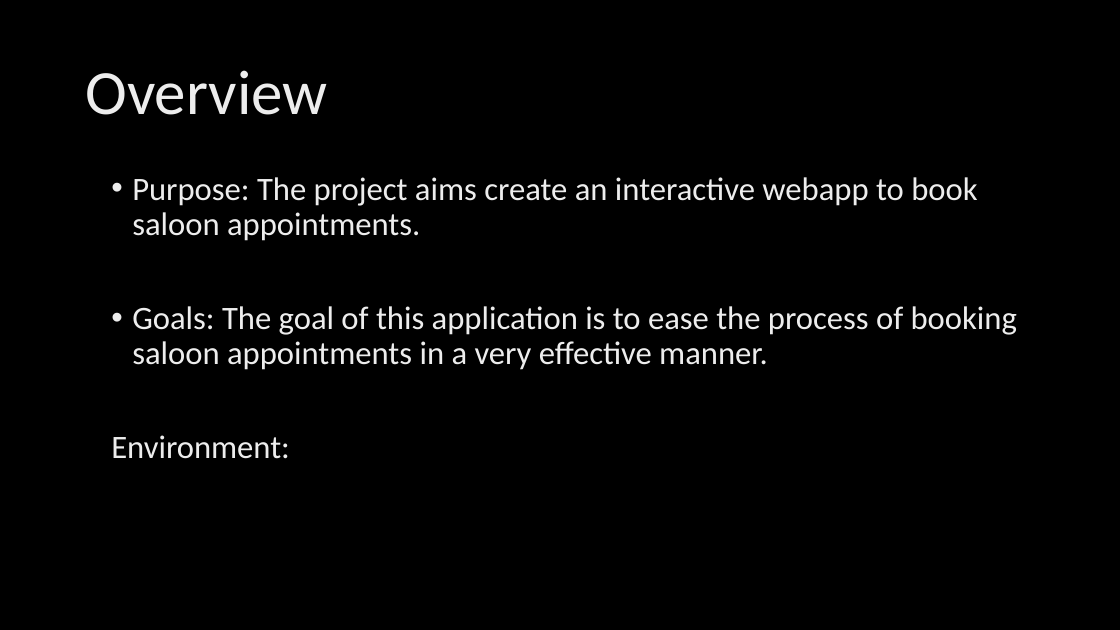
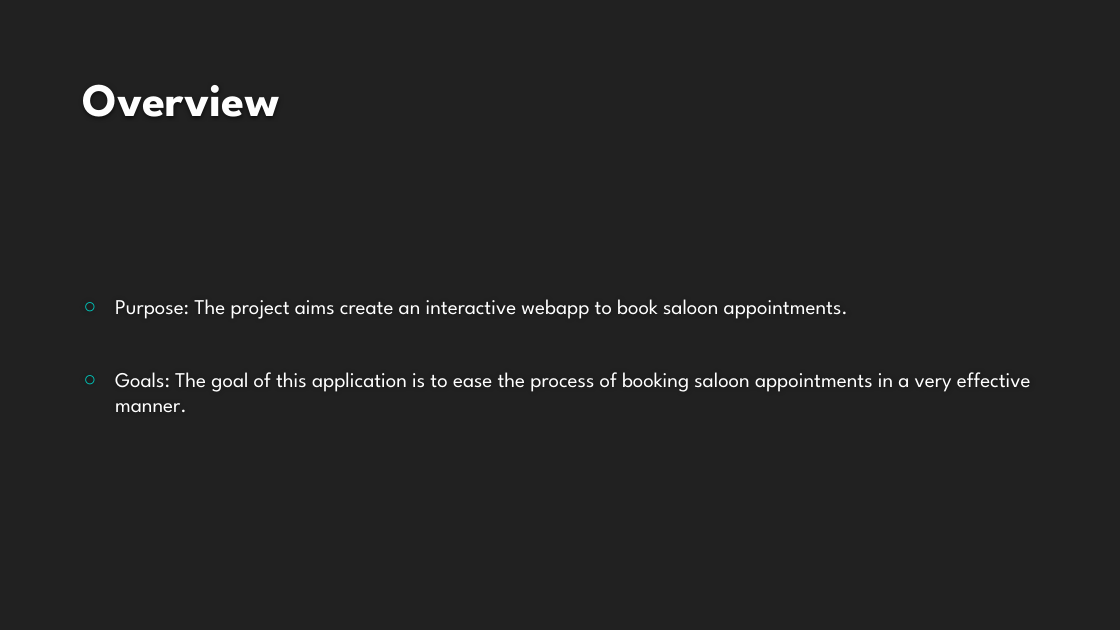
Before and after one commit to HalfMomentum/Belleza, a slide deck: slide 2 of Documentation/BELLZA WEBAPP.pptx. Drawn at 1120x630 pixels with LibreOffice and Linux fonts; fonts in the diff are those of the drawing; background and template pictures are left out. Boxes give left, top, right and bottom in pixels: in the first picture for what was removed or moved away, otherwise in the second. Text is boxed around its words. In the diff, an @@ line names an element or a change of style, - is before the commit and + after.

```diff
--- a/Documentation/BELLZA WEBAPP.pptx
+++ b/Documentation/BELLZA WEBAPP.pptx
@@ background picture (left out) to #212121 @@
@@ title "Overview": place and size @@
-title "Overview" at (85,70,327,115)
+title "Overview" at (83,84,279,117)
@@ title "Overview" at (83,84,279,117): size 54 to 40 pt, font Calibri to League Spartan, text colour gradient #BFBFBF to #EDEDED to #FFFFFF to #FEFEFE, bold on; line spacing 0.9 to 1; vertical alignment middle to bottom @@
@@ text "Purpose: The project aims create ...": place and size @@
-text "Purpose: The project aims create ..." at (111,177,1017,459)
+text "Purpose: The project aims create ..." at (115,299,1031,413)
@@ text "Purpose: The project aims create ..." at (115,299,1031,413): size 28 to 18 pt, font Calibri to League Spartan, text colour gradient #BFBFBF to #EDEDED to #FFFFFF to #FFFFFF; bullet • to ○; line spacing 0.9 to 1; vertical alignment top to middle @@
@@ text at (111,435,290,459): paragraph removed @@
-Environment:
```
Also in this commit, not shown: 15 other slides changed, 5 slides added, 6 slides removed, 6 other files.
